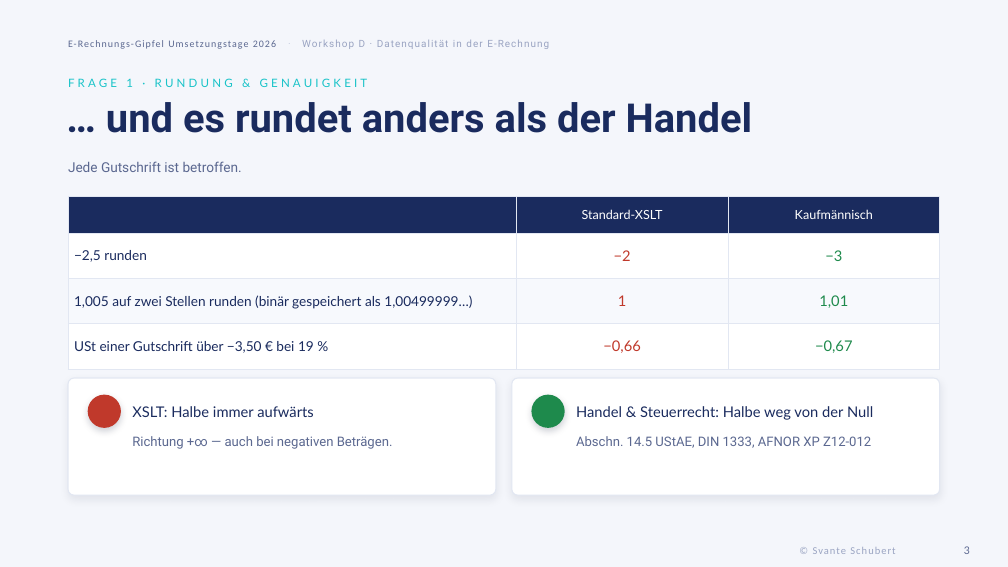
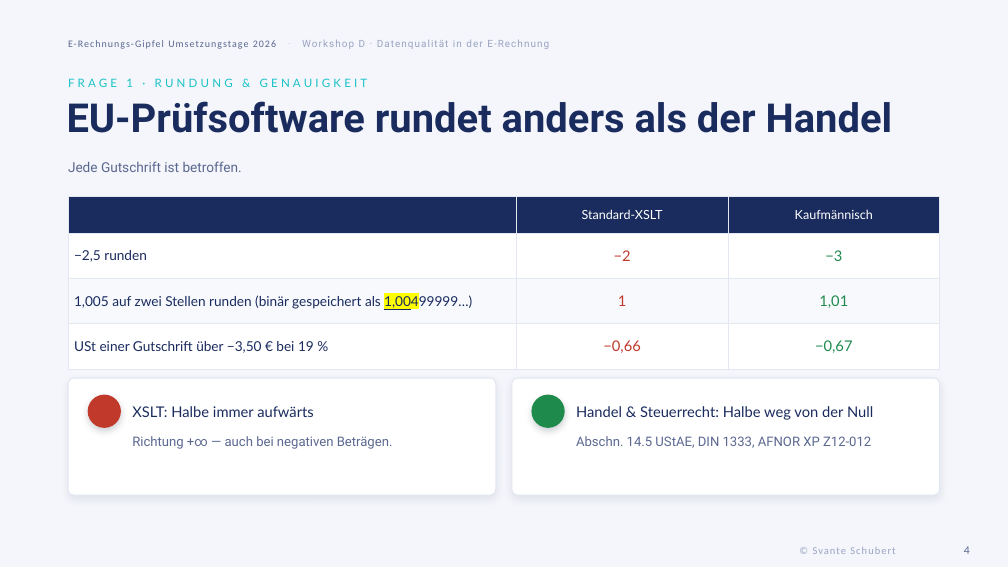
Before and after one commit to svanteschubert/testy, a slide deck: slide 4 of docs/E-Rechnungs-Gipfel_2026_SvanteSchubert_Datenqualitaet_DE.pptx (slide 3 before the commit). Drawn at 1008x567 pixels with LibreOffice and Linux fonts; fonts in the diff are those of the drawing; background and template pictures are left out. Boxes give left, top, right and bottom in pixels: in the first picture for what was removed or moved away, otherwise in the second. Text is boxed around its words. In the diff, an @@ line names an element or a change of style, - is before the commit and + after.

```diff
--- a/docs/E-Rechnungs-Gipfel_2026_SvanteSchubert_Datenqualitaet_DE.pptx
+++ b/docs/E-Rechnungs-Gipfel_2026_SvanteSchubert_Datenqualitaet_DE.pptx
@@ text at (x1=67, y1=101, x2=893, y2=133): text changed @@
-… und es rundet anders als der Handel
+EU-Prüfsoftware rundet anders als der Handel
@@ table at (x1=68, y1=197, x2=940, y2=369) @@
@@ highlight none to #FFFF00, underline on in "1,00499999…)" @@
@@ page number at (x1=964, y1=546, x2=970, y2=554): text changed @@
-3
+4
```
Also in this commit, not shown: 1 other slide changed, 4 slides added, 1 other file.
